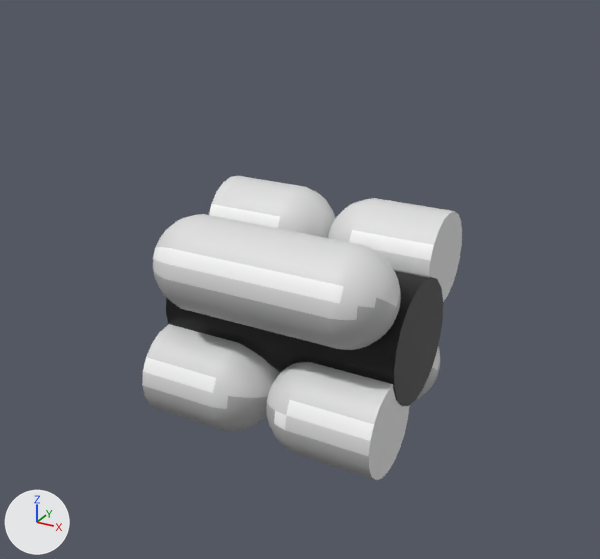
The FBX model metroid-UNITY(vrtk)/Assets/Resources/br-m-pillbrick2-white.fbx, before and after one commit.
Rendered twice from a 50 mm lens placed at (51.791, -1.635, 3.042), pointed at (50.91, -0.033, 2.241). The axes (+X, +Y, +Z) are drawn at lower left. The lights are the same throughout. Where no turn or scale is listed for an object, it has been applied to the vertices.

In view in the first picture: 'base', 'pills'.
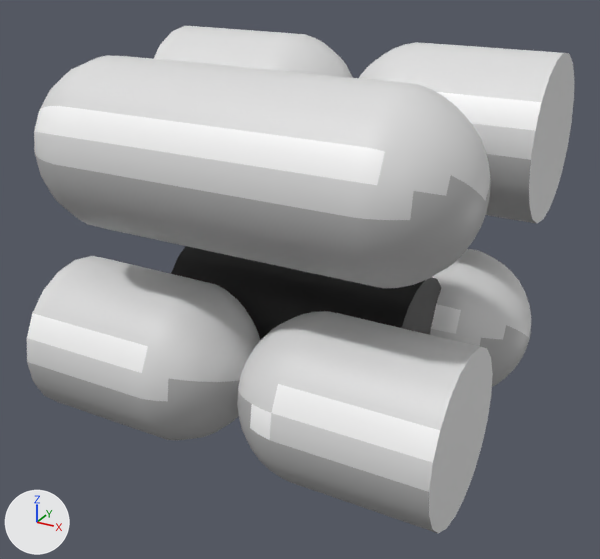
The newer file is also rescaled (x1.64), turned or shifted as a whole; pictures and numbers use the older file's frame.

Diff of the bpy script that builds the scene:
```diff
--- a/metroid-UNITY(vrtk)/Assets/Resources/br-m-pillbrick2-white.fbx.py
+++ b/metroid-UNITY(vrtk)/Assets/Resources/br-m-pillbrick2-white.fbx.py
@@ me_mesh_001 @@
 me_mesh_001.from_pydata(...)  # 1568 vertices, 1604 faces; spans x -30.5..30.5, y -26.8..26.8, z -26.8..26.8
 # used by ob_pills; parent = ob_pillbrick_white1; location = (-0.00654, 30.48, 0.0); rotation_euler = (-3.142, 0.0, 0.0), in degrees (-180, 0, 0); scale = (-1.0, -1.0, -1.0)
+# me_mesh_001 part 1: the loose piece of 201 vertices spanning x -30.5..0.0, y 3.6..26.8, z 3.6..26.8 is scaled about the mesh origin by (-1.64, 1.64, 1.64)
+# me_mesh_001 part 2: the loose piece of 201 vertices spanning x 0.0..30.5, y 3.6..26.8, z 3.6..26.8 is scaled about the mesh origin by (-1.64, 1.64, 1.64)
+# me_mesh_001 part 3: the loose piece of 382 vertices spanning x -30.5..30.5, y -26.8..-3.6, z 3.6..26.8 is scaled about the mesh origin by (-1.64, 1.64, 1.64)
+# me_mesh_001 part 4: the loose piece of 382 vertices spanning x -30.5..30.5, y 3.6..26.8, z -26.8..-3.6 is scaled about the mesh origin by (-1.64, 1.64, 1.64)
+# me_mesh_001 part 5: the loose piece of 201 vertices spanning x -30.5..0.0, y -26.8..-3.6, z -26.8..-3.6 is scaled about the mesh origin by (-1.64, 1.64, 1.64)
+# me_mesh_001 part 6: the loose piece of 201 vertices spanning x 0.0..30.5, y -26.8..-3.6, z -26.8..-3.6 is scaled about the mesh origin by (-1.64, 1.64, 1.64)
 me_mesh_001.materials.append(mat_solid_greylight)
@@ ob_pills @@
 ob_pills.parent = ob_pillbrick_white1
-ob_pills.location = (-0.00654, 30.48, 0.0)
-ob_pills.rotation_euler = (-3.142, 0.0, 0.0)  # degrees (-180, 0, 0)
-ob_pills.scale = (-1.0, -1.0, -1.0)
+ob_pills.location = (-0.0112, 50.0, 0.0)
```

Pixel boxes [x1, y1, x2, y2] of what changed, in the pictures (600 x 559 px; the box of a moved part takes in the faces that stretch with it):
'pills', reshaped, moved, turned, rescaled
    before: [142, 176, 462, 480]
    after: [27, 26, 574, 534]
part 1 of me_mesh_001, moved or reshaped
    before: [209, 176, 336, 238]
    after: [154, 26, 353, 78]
part 2 of me_mesh_001, moved or reshaped
    before: [328, 198, 462, 302]
    after: [359, 42, 574, 223]
part 3 of me_mesh_001, moved or reshaped
    before: [279, 347, 440, 399]
    after: [430, 249, 531, 387]
part 4 of me_mesh_001, moved or reshaped
    before: [153, 214, 401, 350]
    after: [34, 55, 491, 288]
part 5 of me_mesh_001, moved or reshaped
    before: [142, 324, 279, 431]
    after: [27, 256, 260, 440]
part 6 of me_mesh_001, moved or reshaped
    before: [266, 362, 410, 480]
    after: [237, 311, 493, 534]
